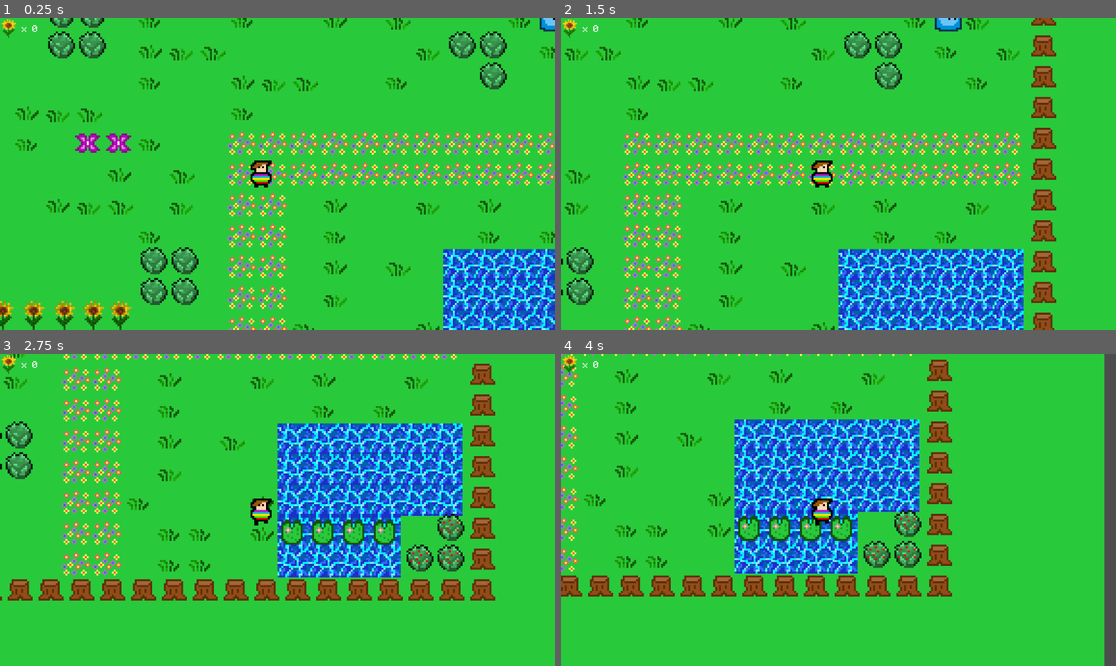
Above: before the commit, frames 1-4 (two rows, left to right).
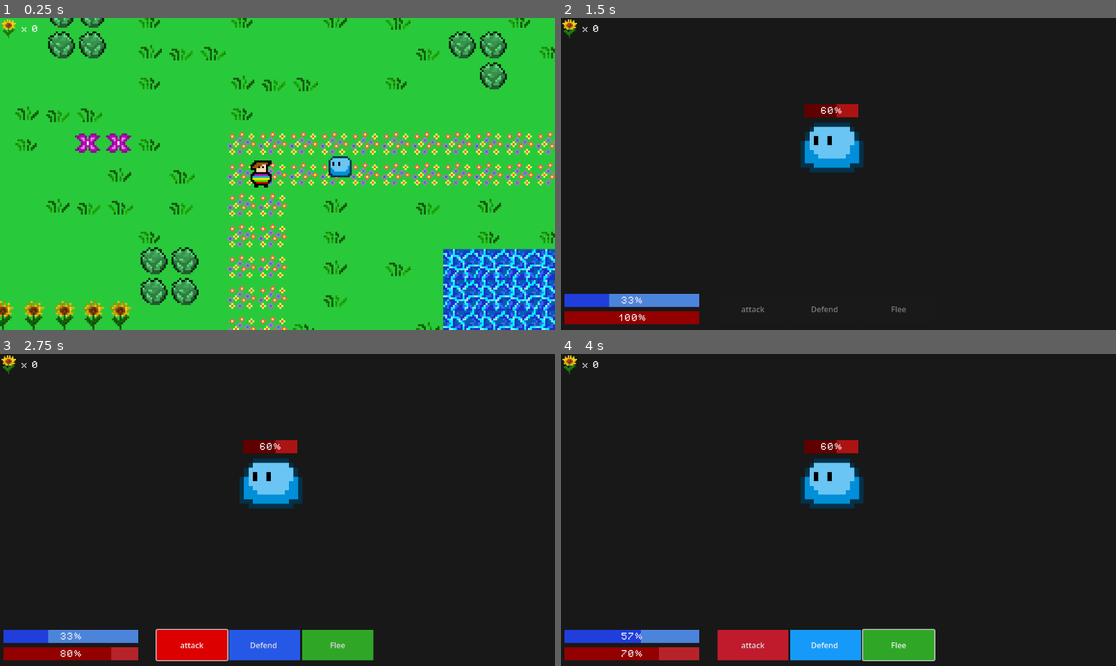
Above: after the commit, the same moments.

Repository: Kebo02/rpg-prog-2
Game: Godot game, scene res://scenes/rpg_prog_2.tscn
Same seed, same stepped clock (60 frames per second), same inputs: the game is played once before the commit and once after it. Sound files missing from this copy of the repository are replaced by a short silence.
Inputs (mouse positions are in pixels of both pictures, inside the frame that each line leads up to):
- Up to frame 1 (0.25 s): no input
- Up to frame 2 (1.5 s): hold Right (ui_right) 0.53-1.25 s; click (755, 308) at 1.25 s, where only the run after the commit has a clickable "attack"
- Up to frame 3 (2.75 s): tap Enter at 2 s; hold Down (ui_down) from 2.03 s (still down)
- Up to frame 4 (4 s): release Down (ui_down) at 2.75 s; click (827, 644) at 2.75 s, where only the run after the commit has a clickable "Defend"; tap Space at 3.5 s; hold Right (ui_right) from 3.53 s (still down)

The runs differ from the first frame. In frame 1, 0.4% of the frame differs, in the area x 59-100%, y 0-52%; in frame 2, 100%; in frame 3, 100%; in frame 4, 100%, in the area x 0-100%, y 0-100%.

Commit message:
#6 simple combat

Diff:
--- a/scenes/battle_scene.tscn
+++ b/scenes/battle_scene.tscn
@@ -7,6 +7,48 @@
 [sub_resource type="AtlasTexture" id="AtlasTexture_rca61"]
 atlas = ExtResource("1_kinr6")
 region = Rect2(-0.054218292, -0.0005836487, 16.021774, 16.000584)
+
+[sub_resource type="StyleBoxFlat" id="StyleBoxFlat_3xrod"]
+bg_color = Color(0.68, 0.07480001, 0.07480001, 1)
+
+[sub_resource type="StyleBoxFlat" id="StyleBoxFlat_ti0og"]
+bg_color = Color(0.38, 0, 0.0063332366, 1)
+
+[sub_resource type="StyleBoxFlat" id="StyleBoxFlat_yt3ua"]
+bg_color = Color(0.72, 0.1368, 0.16596012, 1)
+
+[sub_resource type="StyleBoxFlat" id="StyleBoxFlat_rca61"]
+bg_color = Color(0.5764706, 0, 0, 1)
+
+[sub_resource type="StyleBoxFlat" id="StyleBoxFlat_bg0yk"]
+bg_color = Color(0.3019608, 0.5176471, 0.85882354, 1)
+
+[sub_resource type="StyleBoxFlat" id="StyleBoxFlat_8qdv8"]
+bg_color = Color(0.12156863, 0.24313726, 0.85882354, 1)
+
+[sub_resource type="StyleBoxFlat" id="StyleBoxFlat_pxwbd"]
+bg_color = Color(0.7490196, 0.105882354, 0.17254902, 1)
+
+[sub_resource type="StyleBoxFlat" id="StyleBoxFlat_rum4d"]
+bg_color = Color(0.7490196, 0.105882354, 0.17254902, 1)
+
+[sub_resource type="StyleBoxFlat" id="StyleBoxFlat_0gp0h"]
+bg_color = Color(0.8666667, 0, 0.003921569, 1)
+
+[sub_resource type="StyleBoxFlat" id="StyleBoxFlat_1i8jf"]
+bg_color = Color(0.14901961, 0.34509805, 0.9098039, 1)
+
+[sub_resource type="StyleBoxFlat" id="StyleBoxFlat_3oc74"]
+bg_color = Color(0.08627451, 0.6039216, 0.9764706, 1)
+
+[sub_resource type="StyleBoxFlat" id="StyleBoxFlat_svpld"]
+bg_color = Color(0.1882353, 0.6509804, 0.15294118, 1)
+
+[sub_resource type="StyleBoxFlat" id="StyleBoxFlat_g72on"]
+bg_color = Color(0.1882353, 0.6509804, 0.15294118, 1)
+
+[sub_resource type="StyleBoxFlat" id="StyleBoxFlat_tttxe"]
+bg_color = Color(0.21176471, 1, 0, 1)
 
 [node name="battle_scene" type="CanvasLayer" unique_id=404141245]
 process_mode = 3
@@ -33,11 +75,13 @@
 
 [node name="enemy_hp" type="ProgressBar" parent="." unique_id=1574602679]
 texture_filter = 1
-offset_left = 530.0
+offset_left = 505.0
 offset_top = 179.0
-offset_right = 599.0
+offset_right = 617.0
 offset_bottom = 206.0
 theme_override_fonts/font = ExtResource("2_rca61")
+theme_override_styles/background = SubResource("StyleBoxFlat_3xrod")
+theme_override_styles/fill = SubResource("StyleBoxFlat_ti0og")
 
 [node name="player_hp" type="ProgressBar" parent="." unique_id=1865550831]
 texture_filter = 1
@@ -46,6 +90,8 @@
 offset_right = 287.0
 offset_bottom = 636.0
 theme_override_fonts/font = ExtResource("2_rca61")
+theme_override_styles/background = SubResource("StyleBoxFlat_yt3ua")
+theme_override_styles/fill = SubResource("StyleBoxFlat_rca61")
 
 [node name="player_mana" type="ProgressBar" parent="." unique_id=461570513]
 texture_filter = 1
@@ -54,19 +100,39 @@
 offset_right = 287.0
 offset_bottom = 600.0
 theme_override_fonts/font = ExtResource("2_rca61")
+theme_override_styles/background = SubResource("StyleBoxFlat_bg0yk")
+theme_override_styles/fill = SubResource("StyleBoxFlat_8qdv8")
 
 [node name="HBoxContainer" type="HBoxContainer" parent="." unique_id=1795519276]
 offset_left = 325.0
-offset_top = 509.0
+offset_top = 573.0
 offset_right = 775.0
-offset_bottom = 619.0
+offset_bottom = 636.0
 
-[node name="Button" type="Button" parent="HBoxContainer" unique_id=1132819005]
+[node name="Attack_button" type="Button" parent="HBoxContainer" unique_id=1132819005]
 layout_mode = 2
+size_flags_horizontal = 3
+theme_override_styles/normal = SubResource("StyleBoxFlat_pxwbd")
+theme_override_styles/pressed = SubResource("StyleBoxFlat_rum4d")
+theme_override_styles/hover = SubResource("StyleBoxFlat_0gp0h")
 text = "attack"
 
-[node name="Button2" type="Button" parent="HBoxContainer" unique_id=1311801030]
+[node name="Defend_button" type="Button" parent="HBoxContainer" unique_id=1311801030]
 layout_mode = 2
+size_flags_horizontal = 3
+theme_override_styles/normal = SubResource("StyleBoxFlat_1i8jf")
+theme_override_styles/pressed = SubResource("StyleBoxFlat_1i8jf")
+theme_override_styles/hover = SubResource("StyleBoxFlat_3oc74")
+text = "Defend "
 
-[node name="Button3" type="Button" parent="HBoxContainer" unique_id=1118371553]
+[node name="Flee_button" type="Button" parent="HBoxContainer" unique_id=1118371553]
 layout_mode = 2
+size_flags_horizontal = 3
+theme_override_styles/normal = SubResource("StyleBoxFlat_svpld")
+theme_override_styles/pressed = SubResource("StyleBoxFlat_g72on")
+theme_override_styles/hover = SubResource("StyleBoxFlat_tttxe")
+text = "Flee"
+
+[connection signal="pressed" from="HBoxContainer/Attack_button" to="." method="_on_attack_button_pressed"]
+[connection signal="pressed" from="HBoxContainer/Defend_button" to="." method="_on_defend_button_pressed"]
+[connection signal="pressed" from="HBoxContainer/Flee_button" to="." method="_on_flee_button_pressed"]
--- a/scenes/rpg_prog_2.tscn
+++ b/scenes/rpg_prog_2.tscn
@@ -112,4 +112,4 @@
 position = Vector2(-74, 76)
 
 [node name="slime" parent="." unique_id=1133044125 instance=ExtResource("5_4n87g")]
-position = Vector2(151, -86)
+position = Vector2(54, -13)
--- a/scripts/battle_scene.gd
+++ b/scripts/battle_scene.gd
@@ -15,9 +15,58 @@
 	enemy_hp.max_value = enemy.max_hp
 	enemy_hp.value = enemy.hp
 
+func _process(delta: float) -> void:
+	pass
+
+#Helper Methods <
+func set_buttons_disabled(is_disabled: bool) -> void:
+	$HBoxContainer/Attack_button.disabled = is_disabled
+	$HBoxContainer/Defend_button.disabled = is_disabled
+	$HBoxContainer/Flee_button.disabled = is_disabled
+#Helper Methods >
 
 
 
 
-func _process(delta: float) -> void:
-	pass
+
+#Button Functions <
+func _on_attack_button_pressed() -> void:
+	if not is_instance_valid(enemy) or enemy.hp <= 0:
+		return
+	enemy.hp -= player.dmg
+	enemy_hp.value = enemy.hp
+	print("you dealt ",player.dmg," hp to the enemy")
+	print("enemy has " , enemy.hp, " hp left")
+	if enemy.hp <= 0:
+		enemy.queue_free()
+		get_tree().paused = false
+		queue_free()
+	enemy_turn()
+
+
+func _on_defend_button_pressed() -> void:
+	player.mana = clamp(player.mana + (player.max_mana/4.0),0,player.max_mana)
+	player_mana.value = player.mana
+	player.is_defending = true
+	enemy_turn()
+func _on_flee_button_pressed() -> void:
+	enemy.stop_the_entity()
+	get_tree().paused = false
+	queue_free()
+
+#Button Functions >
+
+#Enemy Attack Phase <
+func enemy_turn() -> void:
+	set_buttons_disabled(true)
+	await get_tree().create_timer(1.0).timeout
+	player.hp -= enemy.dmg/2 if player.is_defending else enemy.dmg
+	player_hp.value = player.hp
+
+	player.is_defending = false
+
+	if player.hp <= 0 :
+		print("Game Over")
+	else:
+		set_buttons_disabled(false)
+#Enemy Attact Phase >
--- a/scripts/player.gd
+++ b/scripts/player.gd
@@ -6,9 +6,11 @@
 #attributes
 var hp: int = 10
 var max_hp: int = 10
-var mana: int = 20
-var max_mana = 20
-var dmg = 4
+var mana: int = 10
+var max_mana: int = 30
+var dmg: int = 4
+#states
+var is_defending: bool = false
 
 
 @onready var animated_sprite: AnimatedSprite2D = $AnimatedSprite2D
--- a/scripts/slime.tscn.gd
+++ b/scripts/slime.tscn.gd
@@ -2,7 +2,9 @@
 var player = null
 var speed:int = 60
 
-var hp: int = 5
+var is_in_battle = false
+
+var hp: int = 10
 var max_hp: int = 10
 var dmg = 2
 
@@ -26,7 +28,6 @@
 
 	for i in get_slide_collision_count():
 		var collision = get_slide_collision(i)
-		# Jeśli to gracz, odpalamy walkę!
 		if collision.get_collider().name == "player":
 			start_battle(collision.get_collider())
 
@@ -41,8 +42,17 @@
 		player = null
 
 func start_battle(player_node):
+	if is_in_battle == true:
+		return
+	is_in_battle = true
+
 	var arena = BATTLE_SCENE.instantiate()
 	arena.player = player_node
 	arena.enemy = self
 	get_tree().root.add_child(arena)
 	get_tree().paused = true
+
+	#Helper Methods <
+func stop_the_entity() -> void:
+	await get_tree().create_timer(2.0).timeout
+	is_in_battle = false
